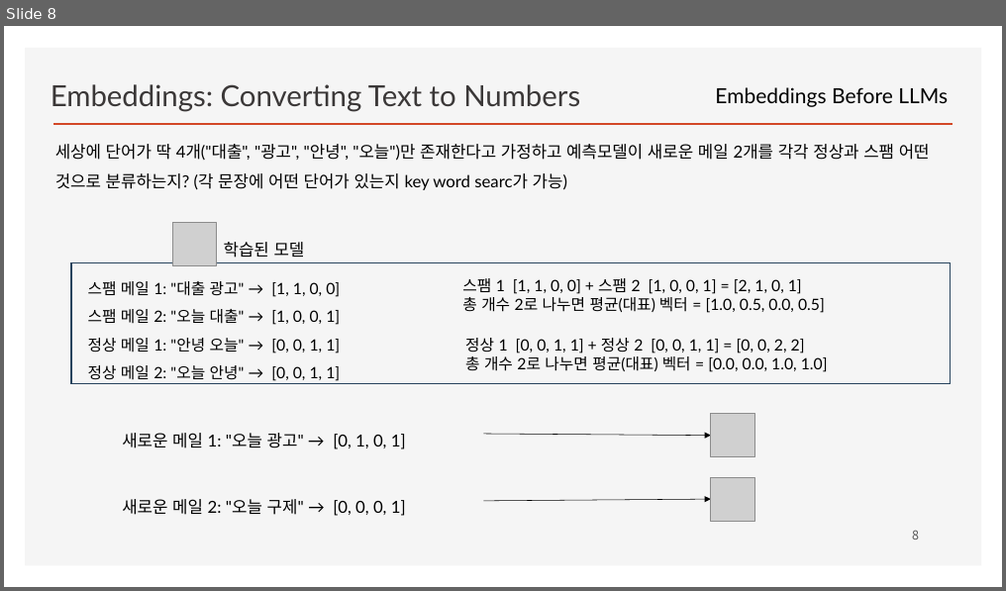
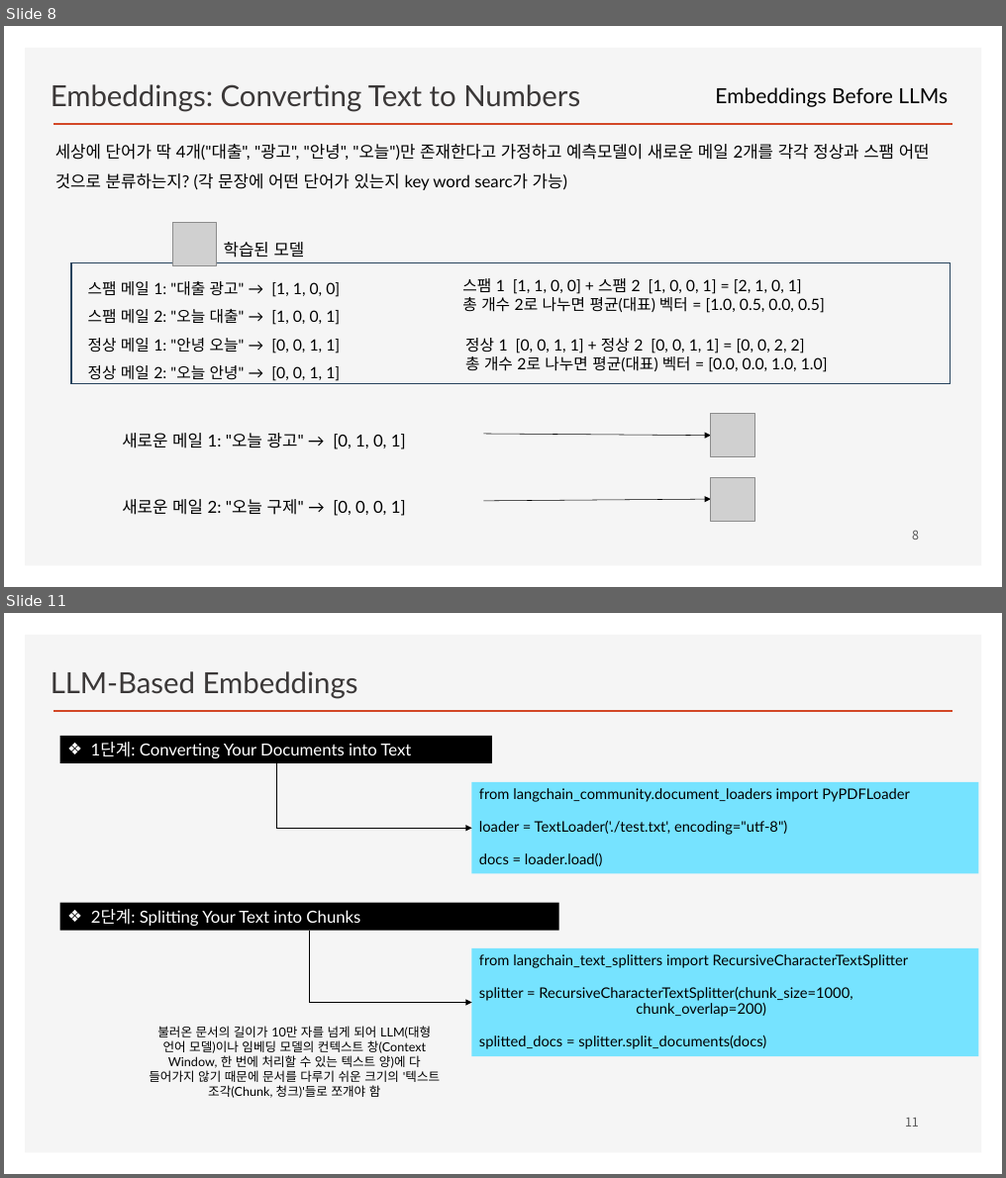
Before and after one commit to ancestor9/2026_Fall_Learning-Langchain-AI-Agent, a slide deck: CHAPTER 2 RAG Part I_Indexing Your Data.pptx. Shown one above the other, each under a label of ours: slide 8 before the commit, slides 8 and 11 after it; the slides between them are not shown. The pictures are 1006x591 and 1006x1178 pixels, drawn with LibreOffice and Linux fonts; fonts in the diff are those of the drawing; grey boxes stand for pictures; background and template pictures are left out. Boxes give left, top, right and bottom in pixels: in the first picture for what was removed or moved away, otherwise in the second. Text is boxed around its words. In the diff, an @@ line names an element or a change of style, - is before the commit and + after.

```diff
--- a/CHAPTER 2 RAG Part I_Indexing Your Data.pptx
+++ b/CHAPTER 2 RAG Part I_Indexing Your Data.pptx
@@ slide 11 added at bbox=[4, 613, 1002, 1174], background #FFFFFF; not listed: 2 template elements that a slide beside it also shows @@
@@ text added at bbox=[51, 671, 358, 698], 28 pt, text #3B3838 @@
+LLM-Based Embeddings
@@ rectangle added at bbox=[60, 736, 492, 763], fill #000000, 16 pt, text #FFFFFF @@
+❖ 1단계: Converting Your Documents into Text
@@ elbow arrow added from (276, 763) to (472, 828), #000000 0.5 pt @@
@@ rectangle added at bbox=[472, 782, 979, 873], fill #76E3FF, 14 pt, text #000000 @@
+from langchain_community.document_loaders import PyPDFLoader
+loader = TextLoader('./test.txt', encoding="utf-8")
+docs = loader.load()
@@ rectangle added at bbox=[60, 903, 559, 931], fill #000000, 16 pt, text #FFFFFF @@
+❖ 2단계: Splitting Your Text into Chunks
@@ elbow arrow added from (310, 931) to (472, 1003), #000000 0.5 pt @@
@@ rectangle added at bbox=[472, 949, 979, 1057], fill #76E3FF, 14 pt, text #000000 @@
+from langchain_text_splitters import RecursiveCharacterTextSplitter
+splitter = RecursiveCharacterTextSplitter(chunk_size=1000,
+chunk_overlap=200)
+splitted_docs = splitter.split_documents(docs)
@@ text added at bbox=[149, 1026, 440, 1098], 12 pt, text #000000 @@
+불러온 문서의 길이가 10만 자를 넘게 되어 LLM(대형 언어 모델)이나 임베딩 모델의 컨텍스트 창(Context Window, 한 번에 처리할 수 있는 텍스트 양)에 다 들어가지 않기 때문에 문서를 다루기 쉬운 크기의 '텍스트 조각(Chunk, 청크)'들로 쪼개야 함
@@ page number added at bbox=[905, 1118, 919, 1127], 12 pt, text #595959 @@
+11
```
Also in this commit, not shown: 4 slides changed, 4 other slides added.
